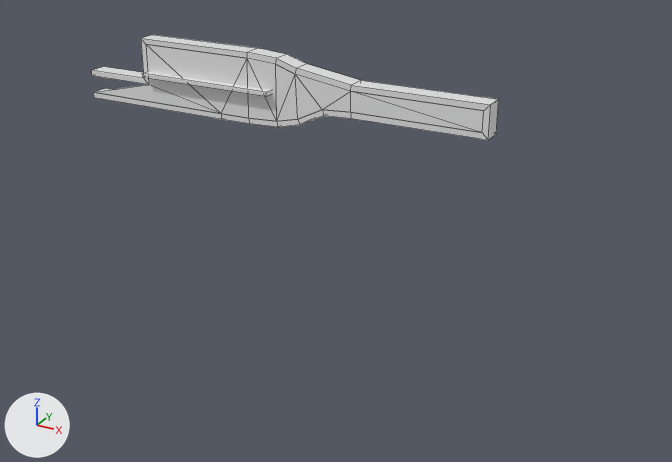
The FBX model Assets/_Game/3-Scenes/SceneKey/lvlmodel_keylevel.fbx as it was, and as the next commit left it.
Camera for both pictures: a camera (50 mm lens) standing at (61.5, -149.0, 47.6) and looking at (-22.7, 4.2, -29.0). Arrows for +X, +Y and +Z are at lower left; the lights stay in place. Mesh edges are drawn as thin lines. Where no turn or scale is listed for an object, it has been applied to the vertices.

Before the edit, the objects in view are built like this:
```python
me_plane_001 = bpy.data.meshes.new('Plane.001')
me_plane_001.from_pydata(...)  # 16 vertices, 13 faces; spans x -11.08..0.3, y -0.27, z -1.41..0.14
me_plane_002 = bpy.data.meshes.new('Plane.002')
me_plane_002.from_pydata(...)  # 64 vertices, 62 faces; spans x -11.08..0.45, y 0.0..0.5, z -1.56..0.29
# faces by material slot: [15, 47]
me_plane_002.materials.append(mat_blend_interior)  # white #e7e7e7
me_plane_002.materials.append(mat_blend_border)  # white #e7e7e7
me_plane_015 = bpy.data.meshes.new('Plane.015')
me_plane_015.from_pydata([(-28.1, -5.6, -0.4), (2.0, -5.6, -0.4), (2.0, -5.6, 0.4), (-28.1, -5.6, 0.4), (-28.1, 0.0, -0.4), (2.0, 0.0, -0.4), (2.0, 0.0, 0.4), (-28.1, 0.0, 0.4)], [], [(1, 2, 3, 0), (5, 4, 7, 6), (1, 0, 4, 5), (2, 1, 5, 6), (3, 2, 6, 7), (0, 3, 7, 4)])
for i in [1]: me_plane_015.polygons[i].material_index = 1
me_plane_015.materials.append(mat_blend_interior)  # white #e7e7e7
me_plane_015.materials.append(mat_blend_border)  # white #e7e7e7
ob_structure_generator_002 = bpy.data.objects.new('structure-generator.002', me_plane_015)
ob_structure_generator_002.location = (-35.6, 2.0, 0.2)
ob_wall_bg = bpy.data.objects.new('wall-bg', me_plane_001)
ob_wall_bg.location = (7.1, -4.0, 5.1)
ob_wall_bg.rotation_euler = (0.0, -3.142, 0.0)  # degrees (0, -180, 0)
ob_wall_bg.scale = (-7.79, -7.79, -7.79)
ob_wall_generator = bpy.data.objects.new('wall-generator', me_plane_002)
ob_wall_generator.location = (7.1, 2.0, 5.1)
ob_wall_generator.rotation_euler = (0.0, -3.142, 0.0)  # degrees (0, -180, 0)
ob_wall_generator.scale = (-7.79, -7.79, -7.79)
```
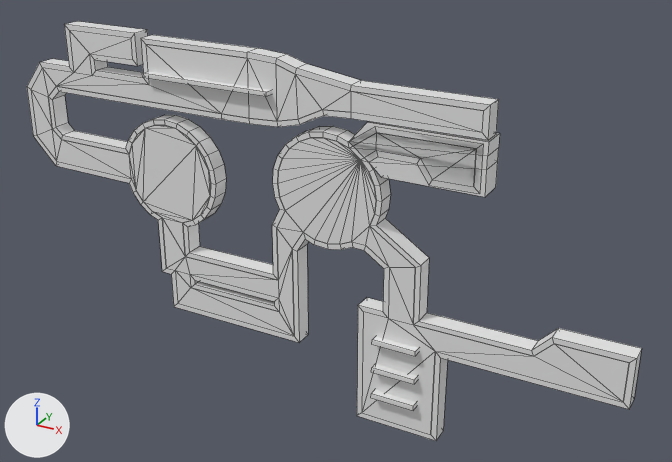
Where the change shows, as pixel boxes (x1, y1, x2, y2) in the pictures (672 x 462 px):
'wall-bg', reshaped (54% wider, 355% taller): before (95, 45, 484, 133); after (31, 30, 629, 434)
'wall-generator', reshaped (51% wider, 297% taller): before (91, 35, 499, 140); after (27, 21, 642, 441)
'secret-wall-occluder', added: after (349, 121, 500, 197)
'structure-generator.001', added: after (372, 337, 419, 356)
'structure-generator.003', added: after (371, 364, 418, 384)
'structure-generator.004', added: after (371, 390, 417, 410)
part 1 of me_plane_001, built on: before (95, 85, 221, 114); after (31, 30, 629, 434)
part 2 of me_plane_002, added: after (190, 275, 279, 312)
part 3 of me_plane_002, built on: before (91, 67, 220, 114); after (27, 21, 642, 441)

The change, as a diff of the scene's bpy script:
```diff
--- a/Assets/_Game/3-Scenes/SceneKey/lvlmodel_keylevel.fbx.py
+++ b/Assets/_Game/3-Scenes/SceneKey/lvlmodel_keylevel.fbx.py
@@ me_plane_002 @@
 # used by ob_wall_generator; location = (7.1, 2.0, 5.1); rotation_euler = (0.0, -3.142, 0.0), in degrees (0, -180, 0); scale = (-7.79, -7.79, -7.79)
-me_plane_002.from_pydata(...)  # 64 vertices, 62 faces; spans x -11.08..0.45, y 0.0..0.5, z -1.56..0.29
+me_plane_002.from_pydata(...)  # 412 vertices, 412 faces; spans x -13.64..4.24, y 0.0..0.5, z -9.34..0.4
+# me_plane_002 part 2: a new loose piece of 16 vertices spanning x -8.14..-5.16, y 0.0..0.5, z -6.76..-6.34
+# me_plane_002 part 3: 6 vertices removed from x -11.08..-11.06, y 0.0..0.5, z -1.56..-0.79; 338 vertices added at x -13.64..4.24, y 0.0..0.5, z -9.34..0.4
 me_plane_002.materials.append(mat_blend_interior)
@@ me_plane_001 @@
 # used by ob_wall_bg; location = (7.1, -4.0, 5.1); rotation_euler = (0.0, -3.142, 0.0), in degrees (0, -180, 0); scale = (-7.79, -7.79, -7.79)
-me_plane_001.from_pydata(...)  # 16 vertices, 13 faces; spans x -11.08..0.3, y -0.27, z -1.41..0.14
+me_plane_001.from_pydata(...)  # 103 vertices, 103 faces; spans x -13.49..4.09, y -0.27, z -9.19..0.25
+# me_plane_001 part 1
+# 1 vertex is removed from x -11.08, y -0.27, z -1.41
+# 1 face is deleted
+# 88 vertices are added at x -13.49..4.09, y -0.27, z -9.19..0.25
+# 91 new faces join them
@@ me_plane_004 @@
+me_plane_004.from_pydata([(-4.75, -5.57, -0.51), (4.75, -5.57, -0.51), (4.75, -5.57, 0.51), (-4.75, -5.57, 0.51), (-4.75, 0.0, -0.51), (4.75, 0.0, -0.51), (4.75, 0.0, 0.51), (-4.75, 0.0, 0.51)], [], [(1, 2, 3, 0), (5, 4, 7, 6), (1, 0, 4, 5), (2, 1, 5, 6), (3, 2, 6, 7), (0, 3, 7, 4)])
+for i in [1]: me_plane_004.polygons[i].material_index = 1
+me_plane_004.materials.append(mat_blend_interior)  # white #e7e7e7
+me_plane_004.materials.append(mat_blend_border)  # white #e7e7e7
@@ me_plane_001_1 @@
+me_plane_001_1.from_pydata(...)  # 16 vertices, 14 faces; spans x -25.4..2.0, y -5.6..0.0, z -9.6..0.7
@@ ob_structure_generator_003 @@
+ob_structure_generator_003 = bpy.data.objects.new('structure-generator.003', me_plane_004)
+ob_structure_generator_003.location = (-5.5, 2.0, -54.1)
@@ ob_secret_wall_occluder @@
+ob_secret_wall_occluder = bpy.data.objects.new('secret-wall-occluder', me_plane_001_1)
+ob_secret_wall_occluder.location = (8.6, 3.7, -3.5)
@@ ob_structure_generator_004 @@
+ob_structure_generator_004 = bpy.data.objects.new('structure-generator.004', me_plane_004.copy())
+ob_structure_generator_004.location = (-5.5, 2.0, -60.3)
@@ ob_structure_generator_001 @@
+ob_structure_generator_001 = bpy.data.objects.new('structure-generator.001', me_plane_004.copy())
+ob_structure_generator_001.location = (-5.5, 2.0, -47.7)
```
